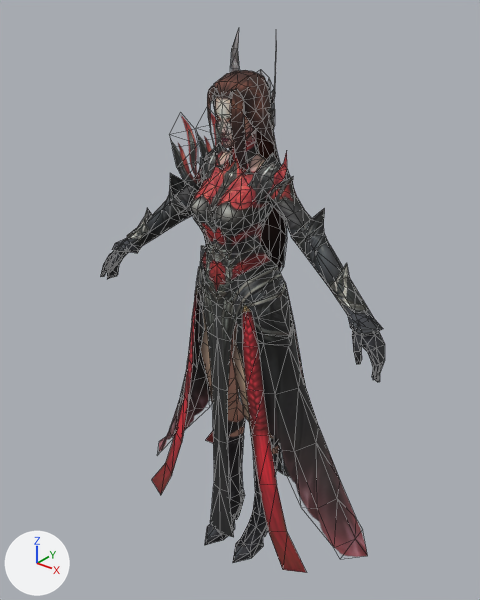
One commit to the FBX model Assets/Res/Model/Character/Role/jianxian/models/jianxian_1503.FBX: the scene before it, then after it.
Rendered twice from a 50 mm lens placed at (1.43, -1.77, 2.3), pointed at (-0.06, 0.09, 1.14). Every picture has the same lights, and +X, +Y and +Z are marked at lower left. Mesh edges are drawn as thin lines. Where no turn or scale is listed for an object, it has been applied to the vertices.

The first picture shows 'jianxian_1503'.
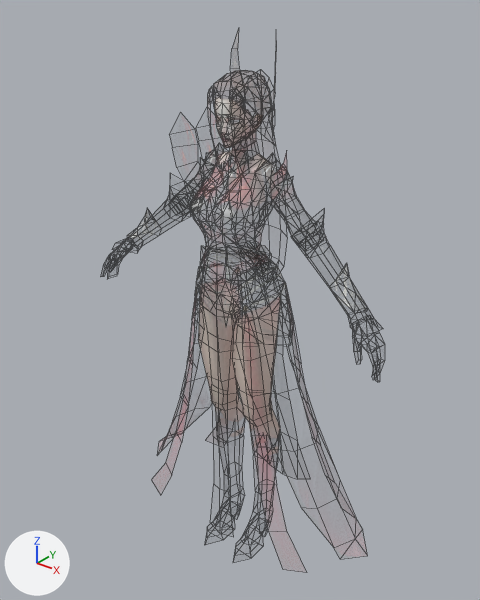
Pixel boxes [x1, y1, x2, y2] of what changed, in the pictures (480 x 600 px):
```json
{"object": "jianxian_1503", "change": "surface changed", "before": [100, 33, 385, 573], "after": [100, 33, 385, 573]}
```

The change, as JSON lines over the scene's bpy script:
```json
{"op": "set", "path": "img_jianxian_1503_tga", "old": "load_image('jianxian_1503.tga', '_unpacked/jianxian_1503.tga', 512, 512, 'sRGB')", "new": "load_image('jianxian_1503.tga', '../textures/jianxian_1503.tga', 512, 512, 'Non-Color')"}
{"op": "add", "block": "mat_material__0", "code": "n3 = _N.new('ShaderNodeTexImage'); n3.name = 'Image Texture.001'"}
{"op": "add", "block": "mat_material__0", "code": "n3.image = img_jianxian_1503_tga"}
{"block": "mat_material__0", "where": "n2 = _N.new('ShaderNodeTexImage'); n2.name = 'Image Texture'"}
{"block": "mat_material__0", "where": "n0 = _N.new('ShaderNodeBsdfPrincipled'); n0.name = 'Principled BSDF'"}
{"op": "remove", "block": "mat_material__0", "code": "_L.new(n2.outputs[1], n0.inputs[4])  # 'Alpha' to 'Alpha'"}
{"op": "add", "block": "mat_material__0", "code": "_L.new(n3.outputs[0], n0.inputs[4])  # 'Color' to 'Alpha'"}
```
